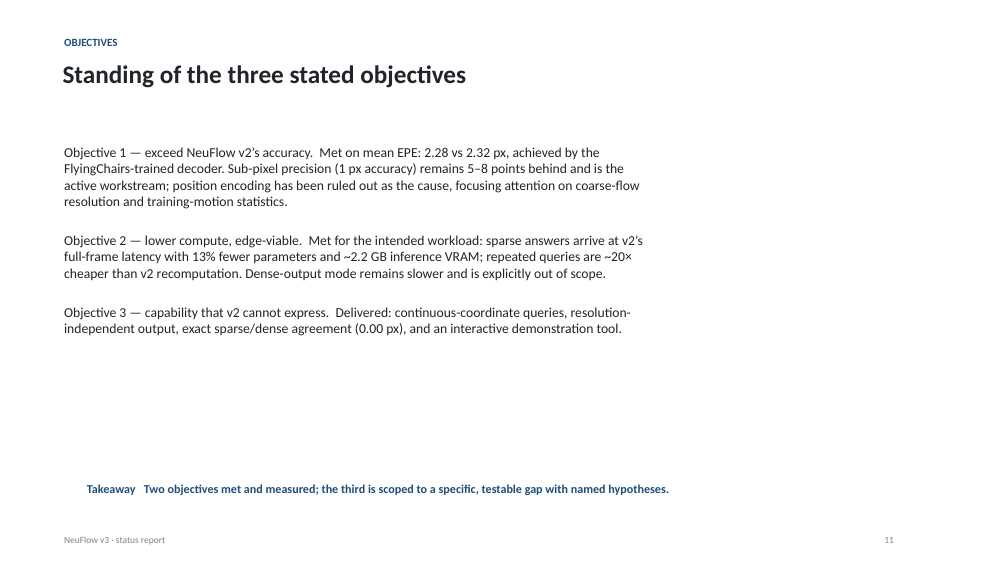
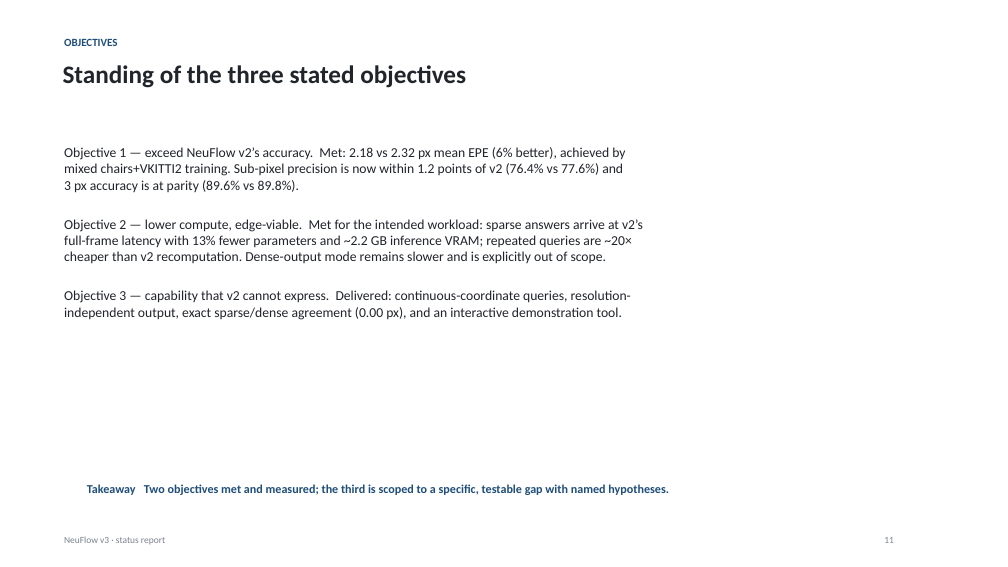
Before and after one commit to shrirag10/Neuflowv3, a slide deck: slide 11 of docs/NeuFlow_v3_status.pptx. Drawn at 1008x567 pixels with LibreOffice and Linux fonts; fonts in the diff are those of the drawing. Boxes give left, top, right and bottom in pixels: in the first picture for what was removed or moved away, otherwise in the second. Text is boxed around its words. In the diff, an @@ line names an element or a change of style, - is before the commit and + after.

Commit message:
Mixed-dataset result: 2.183 EPE / 76.4% 1px — best to date, beats v2 by 6% with near-parity precision

```diff
--- a/docs/NeuFlow_v3_status.pptx
+++ b/docs/NeuFlow_v3_status.pptx
@@ text at (x1=64, y1=147, x2=625, y2=193): text changed @@
-Objective 1 — exceed NeuFlow v2’s accuracy. Met on mean EPE: 2.28 vs 2.32 px, achieved by the
-FlyingChairs-trained decoder. Sub-pixel precision (1 px accuracy) remains 5–8 points behind and is the
-active workstream; position encoding has been ruled out as the cause, focusing attention on coarse-flow
-resolution and training-motion statistics.
+Objective 1 — exceed NeuFlow v2’s accuracy. Met: 2.18 vs 2.32 px mean EPE (6% better), achieved by
+mixed chairs+VKITTI2 training. Sub-pixel precision is now within 1.2 points of v2 (76.4% vs 77.6%) and
+3 px accuracy is at parity (89.6% vs 89.8%).
```
Also in this commit, not shown: 2 other slides changed, 4 other files.
